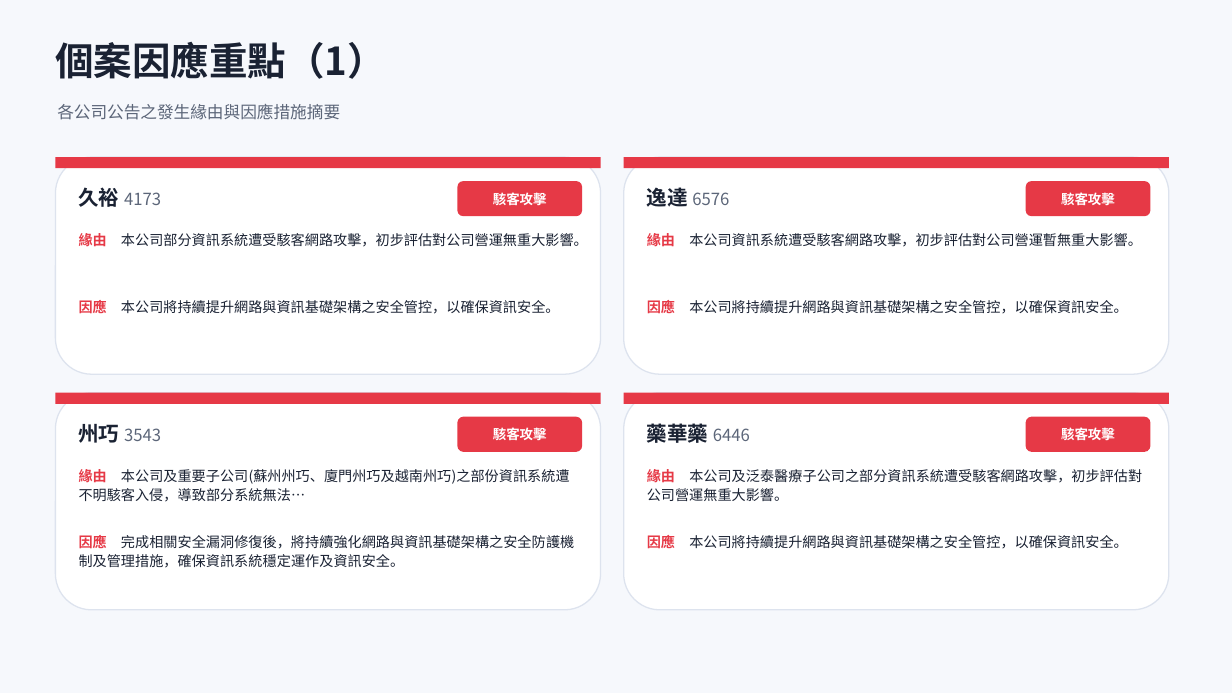
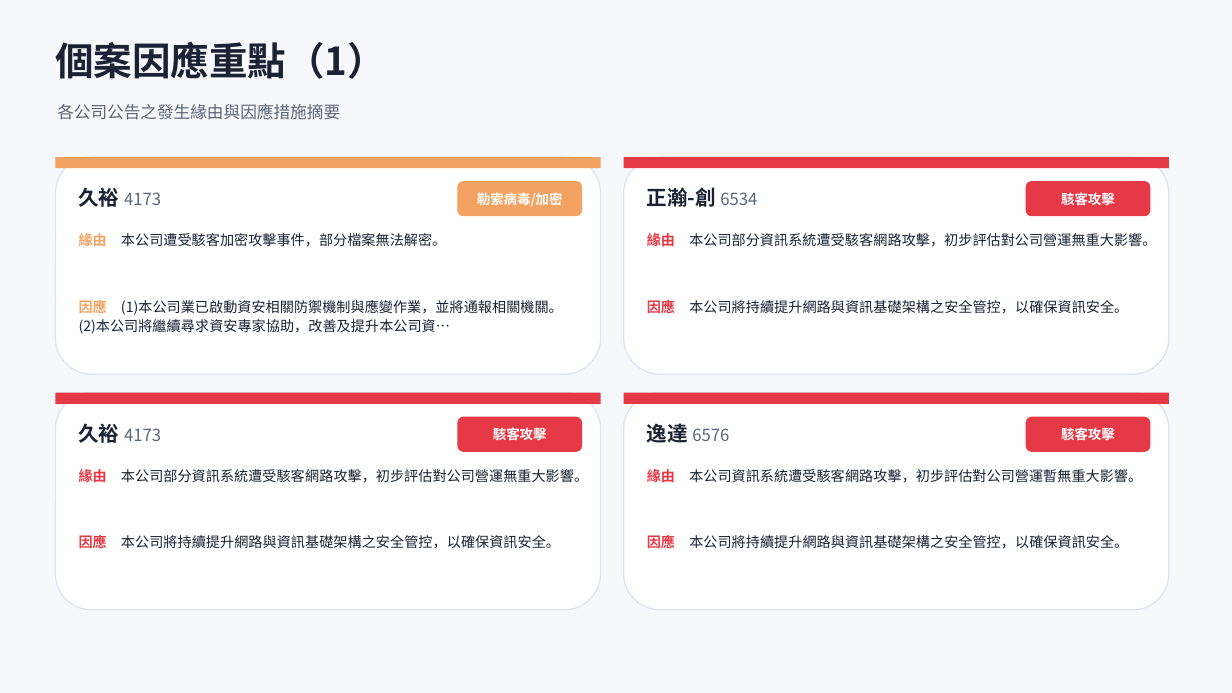
Before and after one commit to Johnnylin77/mops-isec-monitor, a slide deck: slide 6 of 資安事件因應分析.pptx. Drawn at 1232x693 pixels with LibreOffice and Linux fonts; fonts in the diff are those of the drawing. Boxes give left, top, right and bottom in pixels: in the first picture for what was removed or moved away, otherwise in the second. Text is boxed around its words. In the diff, an @@ line names an element or a change of style, - is before the commit and + after.

```diff
--- a/資安事件因應分析.pptx
+++ b/資安事件因應分析.pptx
@@ rectangle at (x1=55, y1=157, x2=601, y2=168): fill #E63946 to #F4A261 @@
@@ rounded rectangle at (x1=457, y1=181, x2=582, y2=216): fill #E63946 to #F4A261 @@
@@ text at (x1=477, y1=192, x2=563, y2=207): text changed @@
-駭客攻擊
+勒索病毒/加密
@@ text at (x1=647, y1=187, x2=757, y2=207): text changed; size 13 to 16 pt; text colour #5C6679 to #1A2233; bold on @@
-逸達 6576
+正瀚-創 6534
@@ text at (x1=79, y1=233, x2=446, y2=247): text changed @@
-緣由 本公司部分資訊系統遭受駭客網路攻擊，初步評估對公司營運無重大影響。
+緣由 本公司遭受駭客加密攻擊事件，部分檔案無法解密。
@@ text at (x1=647, y1=231, x2=1156, y2=249): text changed @@
-緣由 本公司資訊系統遭受駭客網路攻擊，初步評估對公司營運暫無重大影響。
+緣由 本公司部分資訊系統遭受駭客網路攻擊，初步評估對公司營運無重大影響。
@@ text at (x1=79, y1=298, x2=563, y2=334): text changed @@
-因應 本公司將持續提升網路與資訊基礎架構之安全管控，以確保資訊安全。
+因應 (1)本公司業已啟動資安相關防禦機制與應變作業，並將通報相關機關。(2)本公司將繼續尋求資安專家協助，改善及提升本公司資…
@@ text at (x1=79, y1=423, x2=161, y2=443): text changed @@
-州巧 3543
+久裕 4173
@@ text at (x1=647, y1=421, x2=729, y2=447): text changed @@
-藥華藥 6446
+逸達 6576
@@ text at (x1=79, y1=467, x2=588, y2=485): text changed @@
-緣由 本公司及重要子公司(蘇州州巧、廈門州巧及越南州巧)之部份資訊系統遭不明駭客入侵，導致部分系統無法…
+緣由 本公司部分資訊系統遭受駭客網路攻擊，初步評估對公司營運無重大影響。
@@ text at (x1=647, y1=467, x2=1142, y2=485): text changed @@
-緣由 本公司及泛泰醫療子公司之部分資訊系統遭受駭客網路攻擊，初步評估對公司營運無重大影響。
+緣由 本公司資訊系統遭受駭客網路攻擊，初步評估對公司營運暫無重大影響。
@@ text at (x1=79, y1=533, x2=560, y2=551): text changed @@
-因應 完成相關安全漏洞修復後，將持續強化網路與資訊基礎架構之安全防護機制及管理措施，確保資訊系統穩定運作及資訊安全。
+因應 本公司將持續提升網路與資訊基礎架構之安全管控，以確保資訊安全。
```
Also in this commit, not shown: 6 other slides changed, 2 other files.
